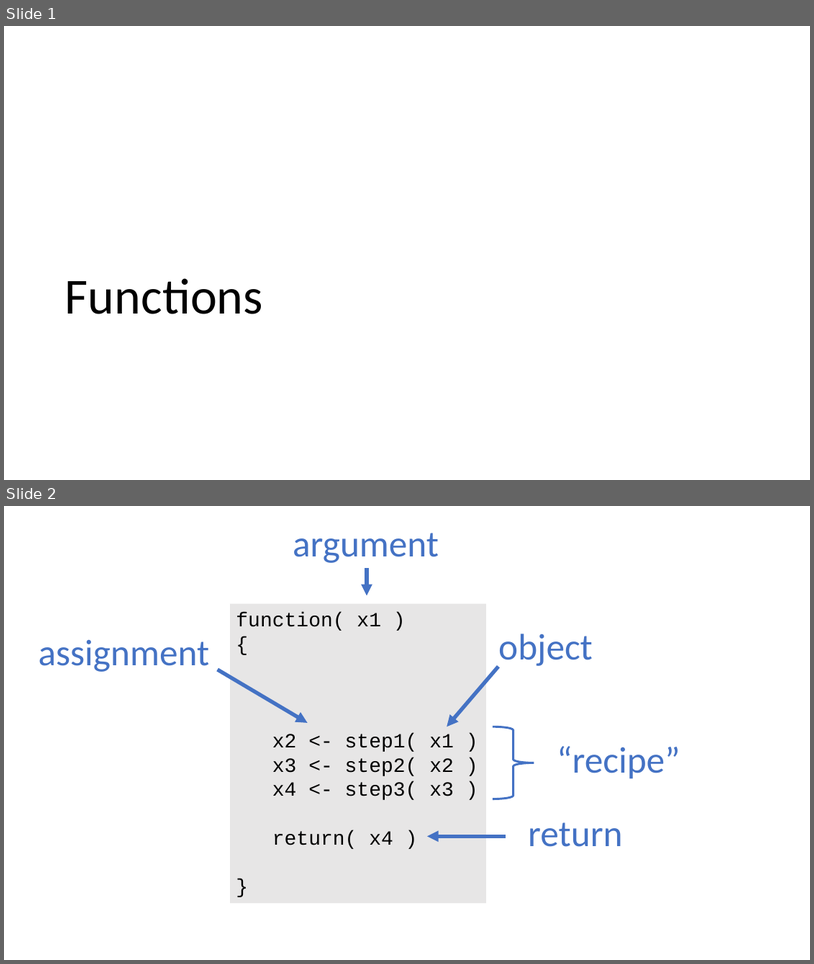
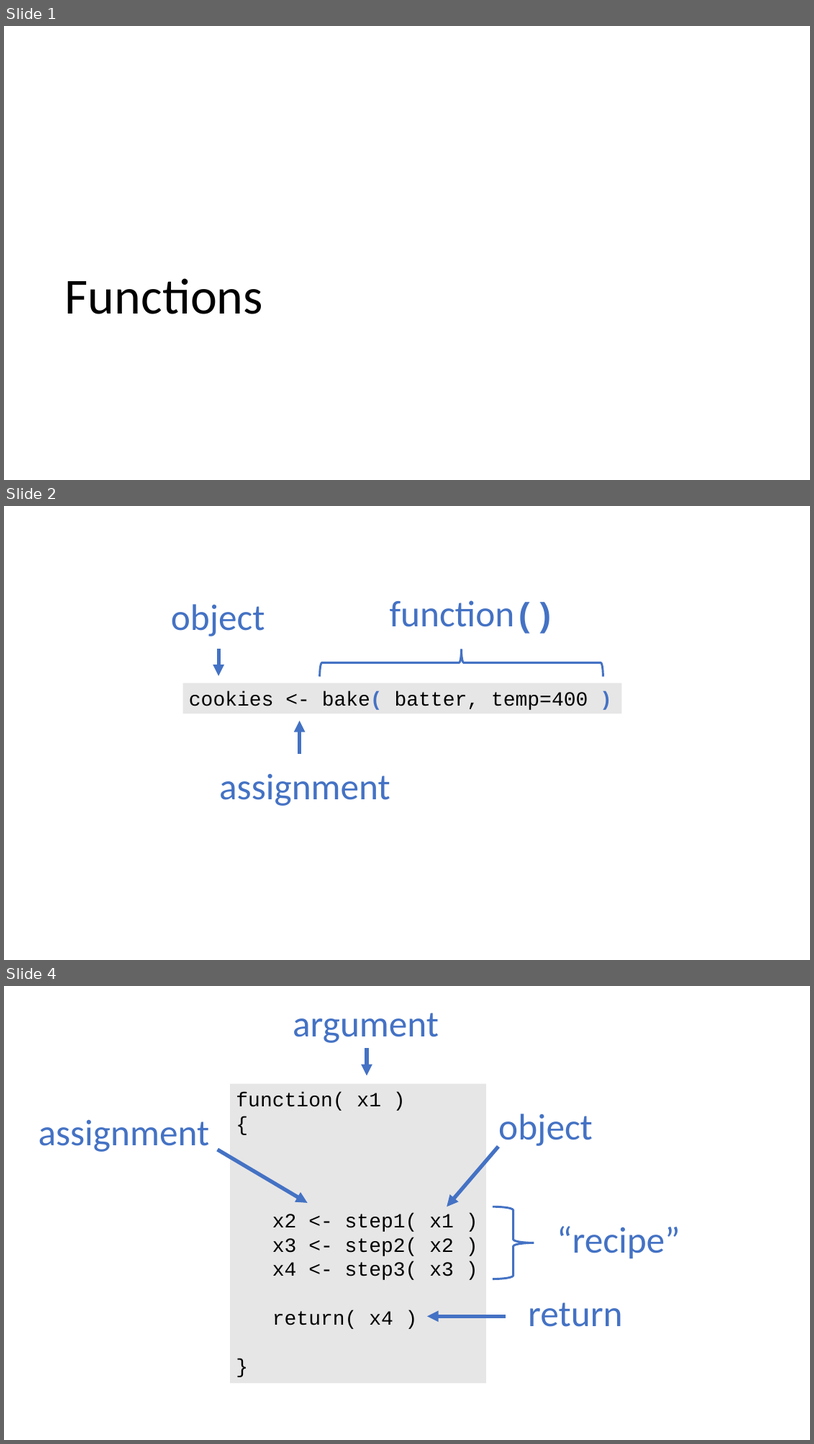
Before and after one commit to DS4PS/Data-Science-Class, a slide deck: TEXTBOOK/figures/figures.pptx. Shown one above the other, each under a label of ours: slides 1 and 2 before the commit, slides 1, 2 and 4 after it; the slides between them are not shown. The pictures are 814x964 and 814x1444 pixels, drawn with LibreOffice and Linux fonts; fonts in the diff are those of the drawing. Boxes give left, top, right and bottom in pixels: in the first picture for what was removed or moved away, otherwise in the second. Text is boxed around its words. In the diff, an @@ line names an element or a change of style, - is before the commit and + after.

```diff
--- a/TEXTBOOK/figures/figures.pptx
+++ b/TEXTBOOK/figures/figures.pptx
@@ slide 2 added at <box>4,506,810,960</box>, background #FFFFFF @@
@@ group added at <box>171,600,622,806</box>: 3 texts, 2 arrows, 1 rectangle, 1 right brace @@
+cookies <- bake( batter, temp=400 )
+object
+assignment
+function()
@@ what was slide 2 is now slide 4 @@
```
Also in this commit, not shown: 1 other slide added, 5 other files.
